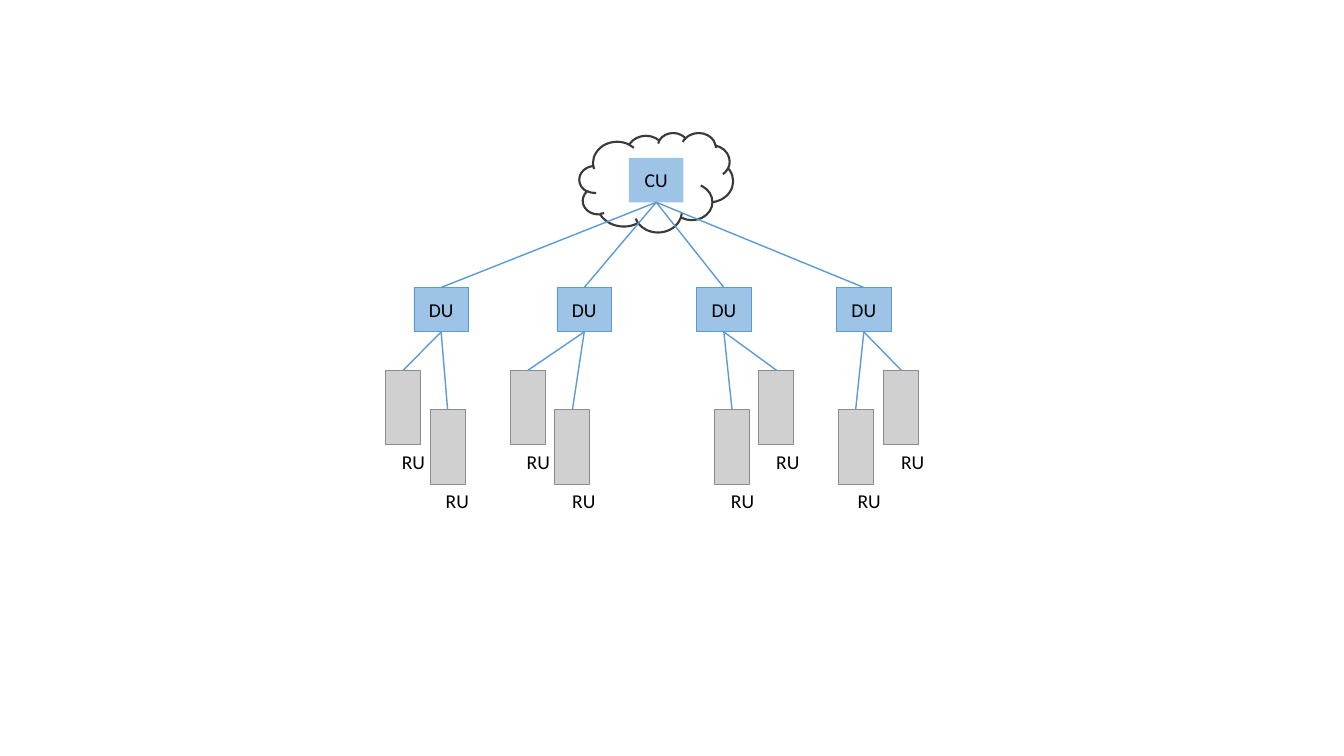
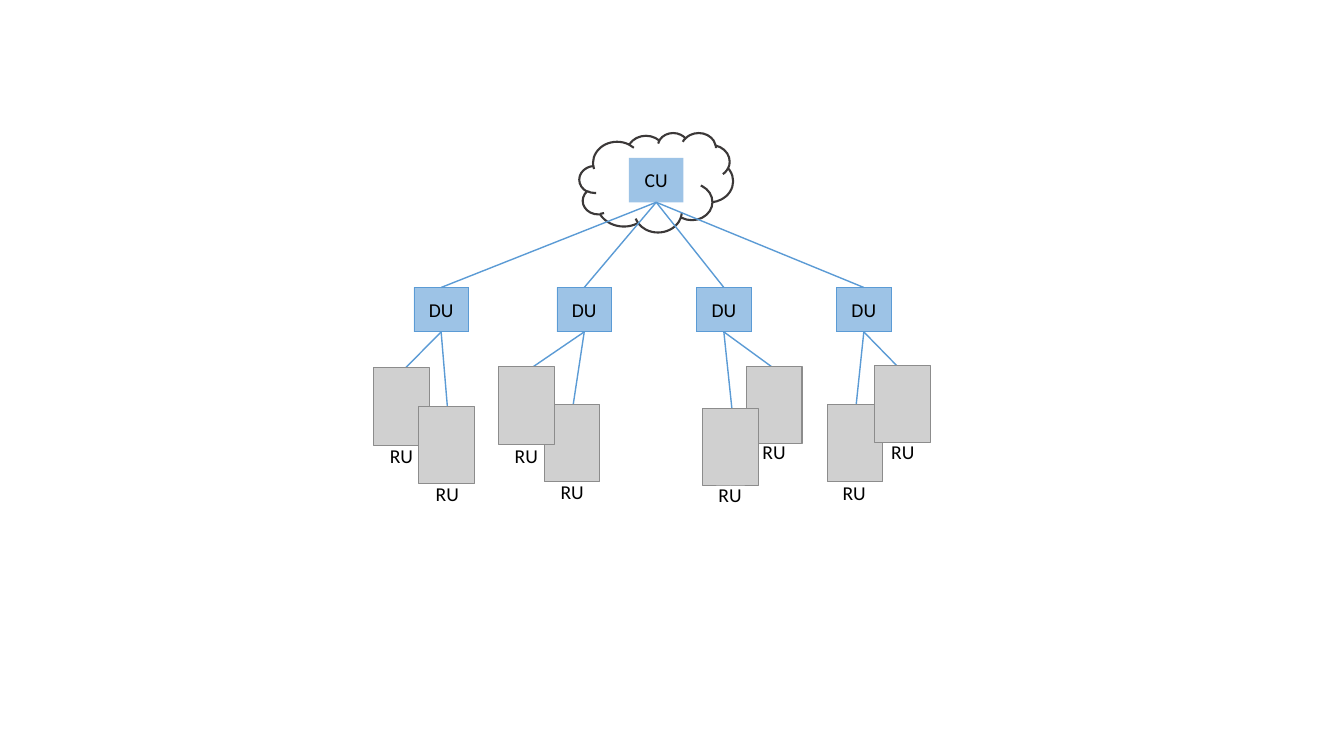
Before and after one commit to SystemsApproach/private5g, a slide deck: slide 3 of figures/sdn/figures.pptx. Drawn at 1344x756 pixels with LibreOffice and Linux fonts; fonts in the diff are those of the drawing; grey boxes stand for pictures. Boxes give left, top, right and bottom in pixels: in the first picture for what was removed or moved away, otherwise in the second. Text is boxed around its words. In the diff, an @@ line names an element or a change of style, - is before the commit and + after.

```diff
--- a/figures/sdn/figures.pptx
+++ b/figures/sdn/figures.pptx
@@ picture: place and size @@
-picture at (386,370,421,445)
+picture at (374,368,430,446)
@@ picture: place and size @@
-picture at (511,370,546,445)
+picture at (499,367,555,445)
@@ picture: place and size @@
-picture at (759,370,795,445)
+picture at (746,366,802,444)
@@ picture: place and size @@
-picture at (884,370,920,445)
+picture at (875,365,931,443)
@@ picture: place and size @@
-picture at (431,410,466,485)
+picture at (419,406,475,484)
@@ picture: place and size @@
-picture at (556,410,591,485)
+picture at (544,404,600,482)
@@ picture: place and size @@
-picture at (715,410,750,485)
+picture at (703,408,758,486)
@@ picture: place and size @@
-picture at (839,410,874,485)
+picture at (828,404,883,482)
@@ 4 texts: place and size @@
-4 texts at (402,456,754,508)
+4 texts at (390,450,741,502)
@@ text "RU": place and size @@
-text "RU" at (776,456,799,469)
+text "RU" at (762,443,785,459)
@@ text "RU": place and size @@
-text "RU" at (901,456,924,469)
+text "RU" at (891,446,914,459)
@@ text "RU": place and size @@
-text "RU" at (572,495,595,508)
+text "RU" at (561,486,584,499)
@@ text "RU": place and size @@
-text "RU" at (858,495,881,508)
+text "RU" at (843,487,866,500)
```
Also in this commit, not shown: 4 other slides changed, 46 other files.
